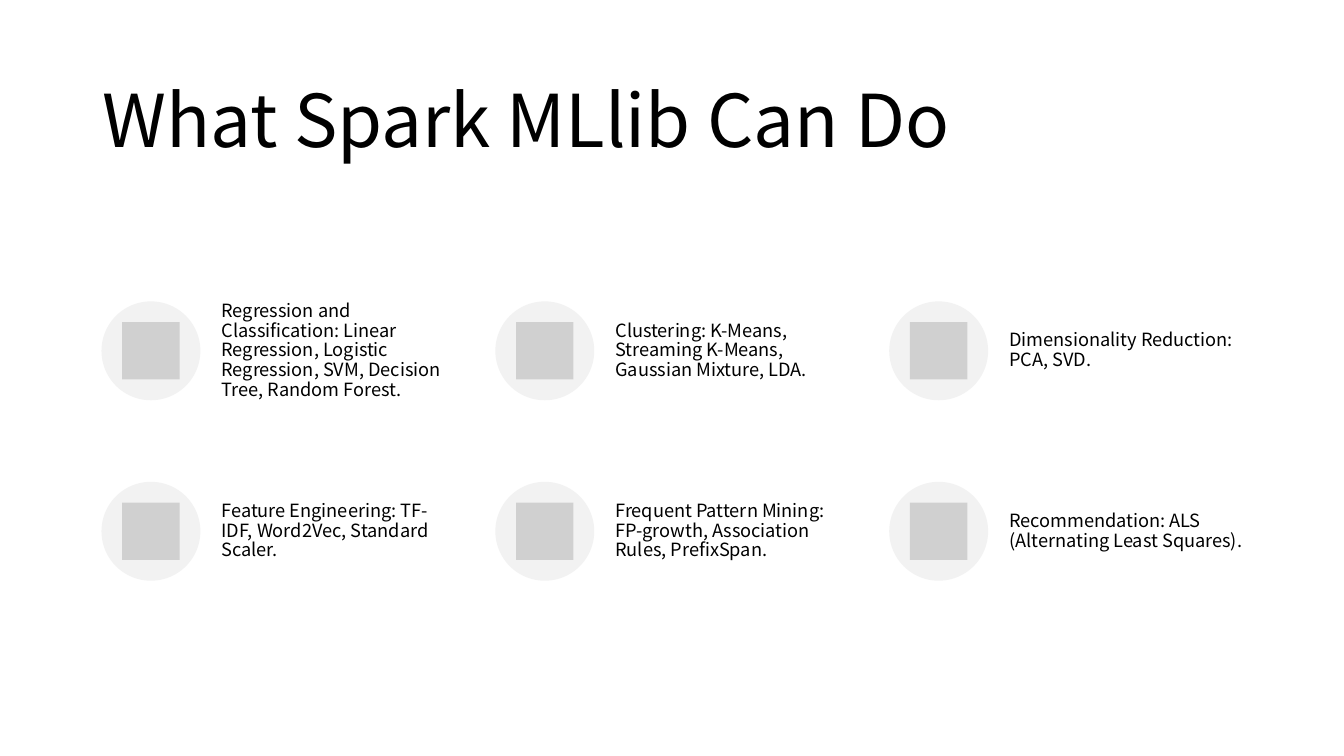
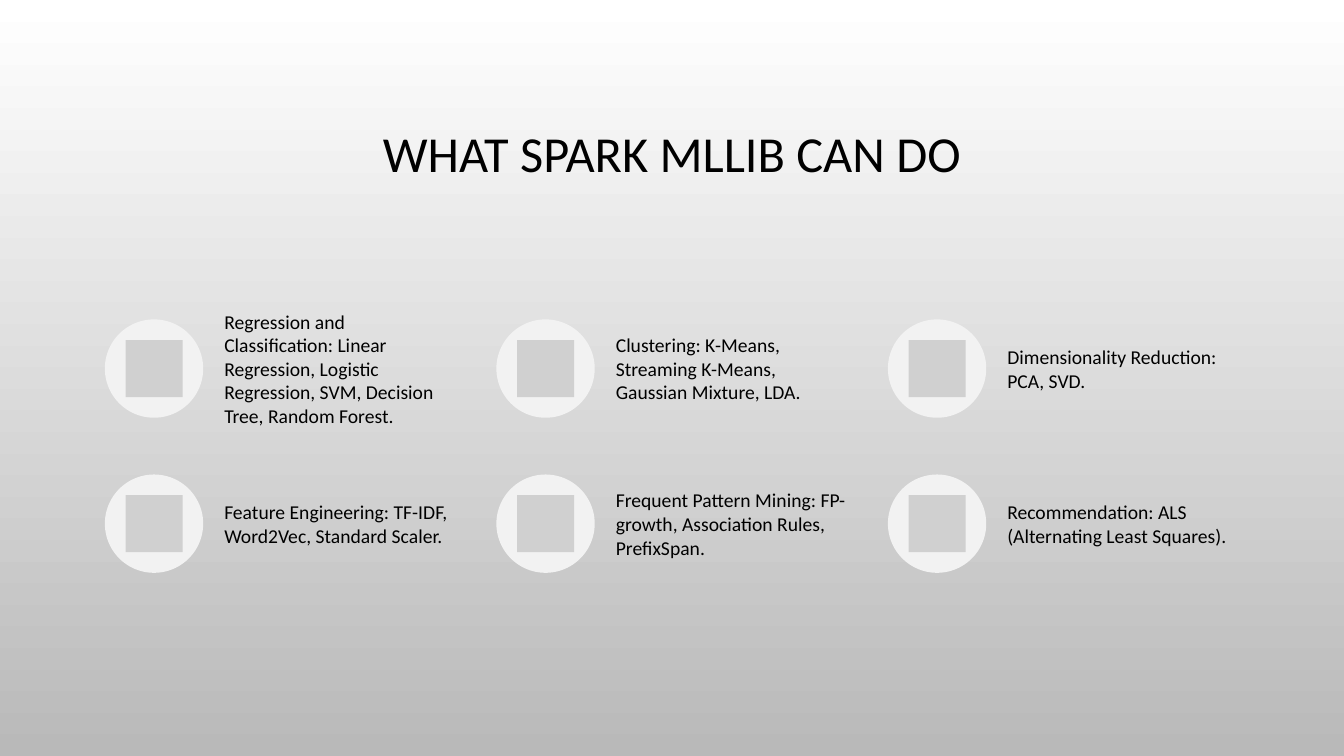
Before and after one commit to susie682/752-project, a slide deck: slide 4 of Commerce Product Recommendation with Spark ML-PPT - V2.pptx. Drawn at 1344x756 pixels with LibreOffice and Linux fonts; fonts in the diff are those of the drawing; grey boxes stand for pictures; background and template pictures are left out. Boxes give left, top, right and bottom in pixels: in the first picture for what was removed or moved away, otherwise in the second. Text is boxed around its words. In the diff, an @@ line names an element or a change of style, - is before the commit and + after.

Commit message:
format

```diff
--- a/Commerce Product Recommendation with Spark ML-PPT - V2.pptx
+++ b/Commerce Product Recommendation with Spark ML-PPT - V2.pptx
@@ background #FFFFFF to picture (left out) @@
@@ title at [383,139,960,173]: text changed; size 52 to 36 pt; font Noto Sans CJK SC to Calibri @@
-What Spark MLlib Can Do
+WHAT SPARK MLLIB CAN DO
@@ ellipse: place and size @@
-ellipse at [102,301,201,400]
+ellipse at [105,320,204,418]
@@ picture removed at [122,323,179,380] @@
@@ text "Regression and Classification: Linear Regression, ...": place and size @@
-text "Regression and Classification: Linear Regression, ..." at [222,302,440,400]
+text "Regression and Classification: Linear Regression, ..." at [224,315,433,426]
@@ 2 texts, 2 ellipses: place and size @@
-2 texts, 2 ellipses at [495,301,1233,400]
+2 texts, 2 ellipses at [496,320,1217,418]
@@ size 13 to 14 pt, font Noto Sans CJK SC to Calibri; line spacing 0.9 to 1 in 6 elements at [616,493,846,558], [224,505,448,545], [1007,505,1226,547], [616,338,800,402], [224,315,433,426], [1007,350,1217,390] @@
@@ picture added at [126,340,184,397] @@
@@ picture: place and size @@
-picture at [516,323,574,380]
+picture at [517,340,575,397]
@@ picture: place and size @@
-picture at [910,323,968,380]
+picture at [908,340,966,397]
@@ ellipse: place and size @@
-ellipse at [102,482,201,581]
+ellipse at [105,475,204,574]
@@ 2 texts, 2 ellipses: place and size @@
-2 texts, 2 ellipses at [495,482,1242,581]
+2 texts, 2 ellipses at [496,475,1226,574]
@@ picture: place and size @@
-picture at [122,503,179,561]
+picture at [126,495,184,553]
@@ picture: place and size @@
-picture at [516,503,574,561]
+picture at [517,495,575,553]
@@ picture: place and size @@
-picture at [910,503,968,561]
+picture at [908,495,966,553]
```
Also in this commit, not shown: 14 other slides changed.
